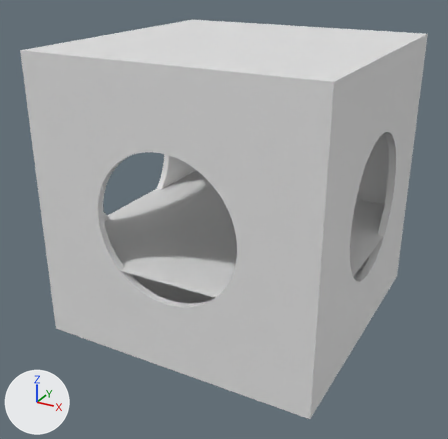
One commit to the Blender file Blender_Assets/4way_splitter.blend: the scene before it, then after it.
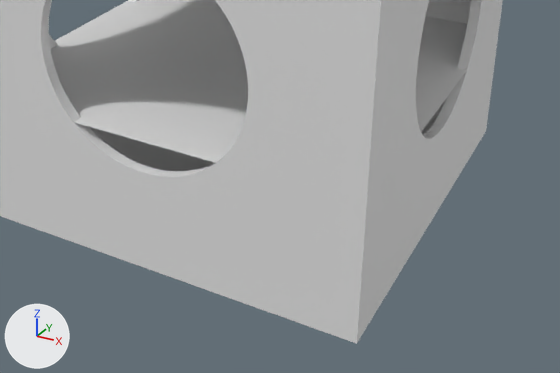
Old and new are each drawn whole from a camera (50 mm lens) standing at (39.1, -76.0, 31.5) and looking at (-1.0, -3.0, -5.0) and again close up on the part from 16% to 100% of the width and 43% to 100% of the height. Every picture has the same lights, and +X, +Y and +Z are marked at lower left.

Before the edit, the objects in view are built like this:
```python
me_cube_001 = bpy.data.meshes.new('Cube.001')
me_cube_001.from_pydata(...)  # 1031 vertices, 521 faces; spans x -20.0..20.0, y -20.0..20.0, z -20.0..20.0
ob_cube_001 = bpy.data.objects.new('Cube.001', me_cube_001)
ob_cube_001.location = (0.0, 0.0, 0.0)
```
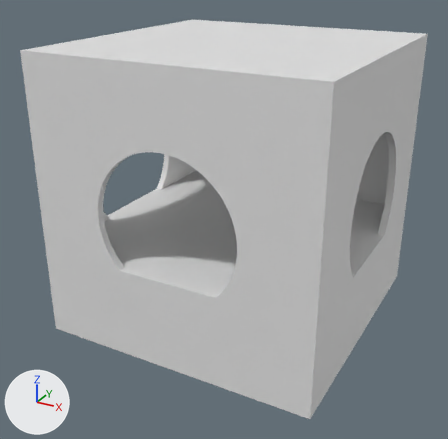
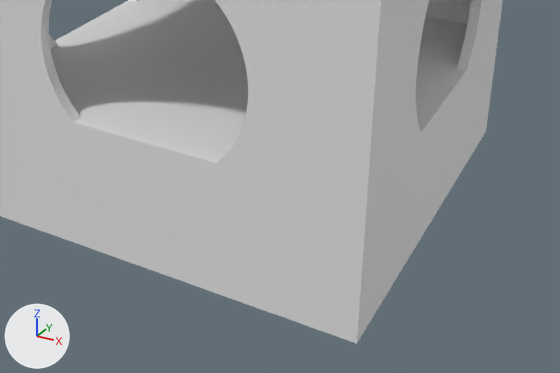
Edits to the scene script, one JSON object a line:
```json
{"block": "me_cube_001", "where": "# used by ob_cube_001; location = (0.0, 0.0, 0.0)"}
{"op": "remove", "block": "me_cube_001", "code": "me_cube_001.from_pydata(...)  # 1031 vertices, 521 faces; spans x -20.0..20.0, y -20.0..20.0, z -20.0..20.0"}
{"op": "add", "block": "me_cube_001", "code": "me_cube_001.from_pydata(...)  # 1040 vertices, 525 faces; spans x -20.0..20.0, y -20.0..20.0, z -20.0..20.0"}
{"block": "me_cube_001", "change": "me_cube_001 part 1"}
{"block": "me_cube_001", "change": "1 face is deleted"}
{"block": "me_cube_001", "change": "9 vertices are added at x -20.0..20.0, y -20.0..20.0, z -7.0"}
{"block": "me_cube_001", "change": "5 new faces join them"}
```

What differs and where, as boxes (x1, y1, x2, y2) in the close-ups (560 x 373 px):
```json
{"part": 1, "of": "me_cube_001", "change": "built on", "before": [51, 0, 488, 185], "after": [51, 0, 488, 185]}
```
